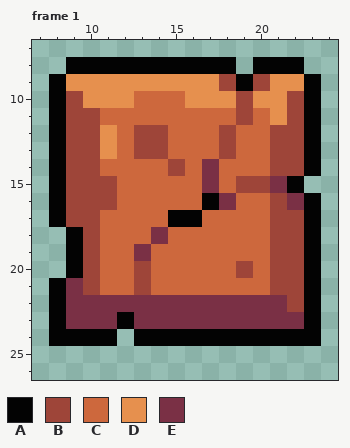
Edited in one commit: pixel-art file (graphics/smash_block_mini.aseprite). That is the earlier state.
32x32 pixels, 6 frames. Shown: frame 1: x 7..24, y 7..26.
Palette (. is transparent): A #030303  B #9e4539  C #cd683d  D #e6904e  E #7a3045
Pixels before, frame 1, first column x 8:
 8 .AAAAAAAAAA.AAA.
 9 ADDDDDDDDDBABDDA
10 ABDDDCCCDDDBDDBA
11 ABBCCCCCCCCBCDBA
12 ABBDCBBCCCBCCBBA
13 ABBDCBBCCCBCCBBA
14 ABBCCCCBCECCCBBA
15 ABBBCCCCCECBBEA.
16 ABBBCCCCCAECCBEA
17 ABBCCCCAACCCCBBA
18 .ABCCCECCCCCCBBA
19 .ABCCECCCCCCCBBA
20 .ABCCBCCCCCBCBBA
21 AEBCCBCCCCCCCBBA
22 AEEEEEEEEEEEEEBA
23 AEEEAEEEEEEEEEEA
24 AAAA.AAAAAAAAAAA
The same view after the edit:
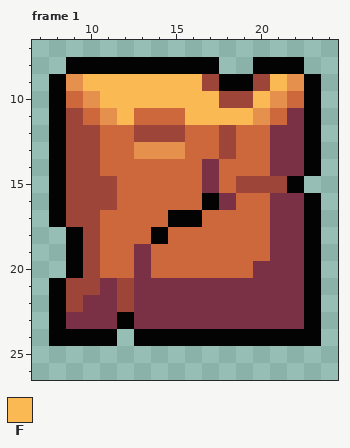
Colours new in this view: F #fbb954
The exact change:
Frame 1:
y 8: x 18 A -> .
y 9: x 10..18 DDDDDDDDB -> FFFFFFFBA; x 21 D -> F
y 10: x 9 B -> C; x 11..18 DDCCCDDD -> FFFFFFFB; x 20 D -> F; x 22 B -> C
y 11: x 10..12 BCC -> CDF; x 16..22 CCCBCDB -> FFFFDCE
y 12: x 11 D -> C; x 15 C -> B; x 21..22 BB -> EE
y 13: x 11 D -> C; x 13..15 BBC -> DDD; x 21..22 BB -> EE
y 14: x 15 B -> C; x 21..22 BB -> EE
y 15: x 21 E -> B
y 16: x 21 B -> E
y 17: x 21..22 BB -> EE
y 18: x 14 E -> A; x 21..22 BB -> EE
y 19: x 21..22 BB -> EE
y 20: x 13 B -> E; x 19..22 BCBB -> CEEE
y 21: x 9 E -> B; x 11..22 CCBCCCCCCCBB -> EBEEEEEEEEEE
y 22: x 9 E -> B; x 12 E -> B; x 22 B -> E
Boxes around the changes in both pictures, in picture pixels (x1, y1, x2, y2):
changed: (66, 57, 304, 312)
